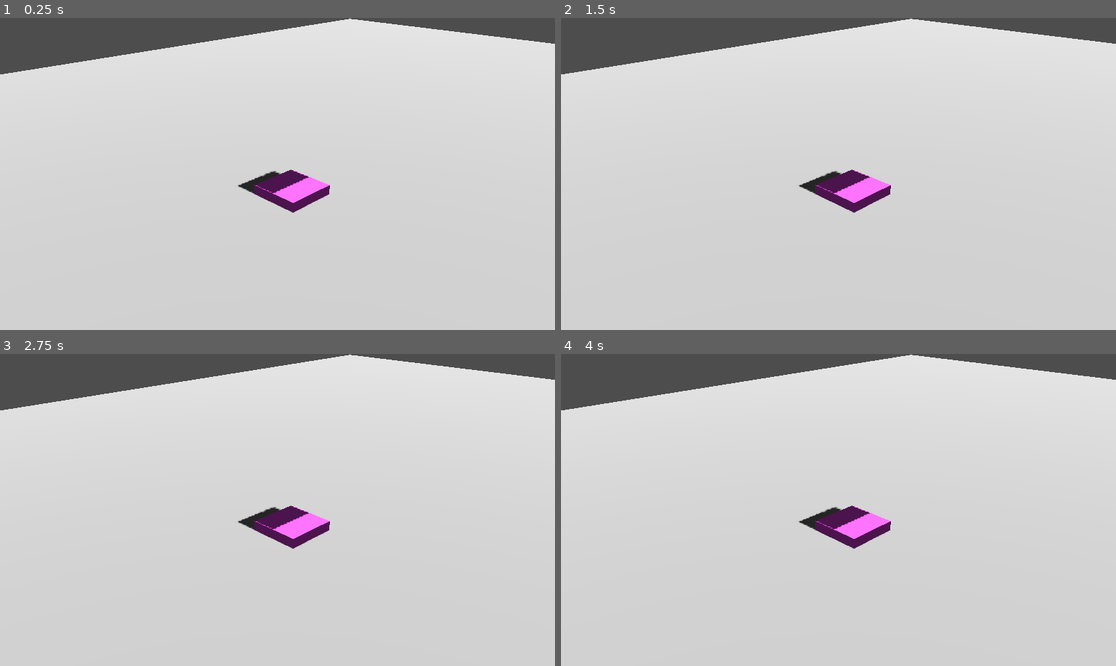
Above: before the commit, frames 1-4 (two rows, left to right).
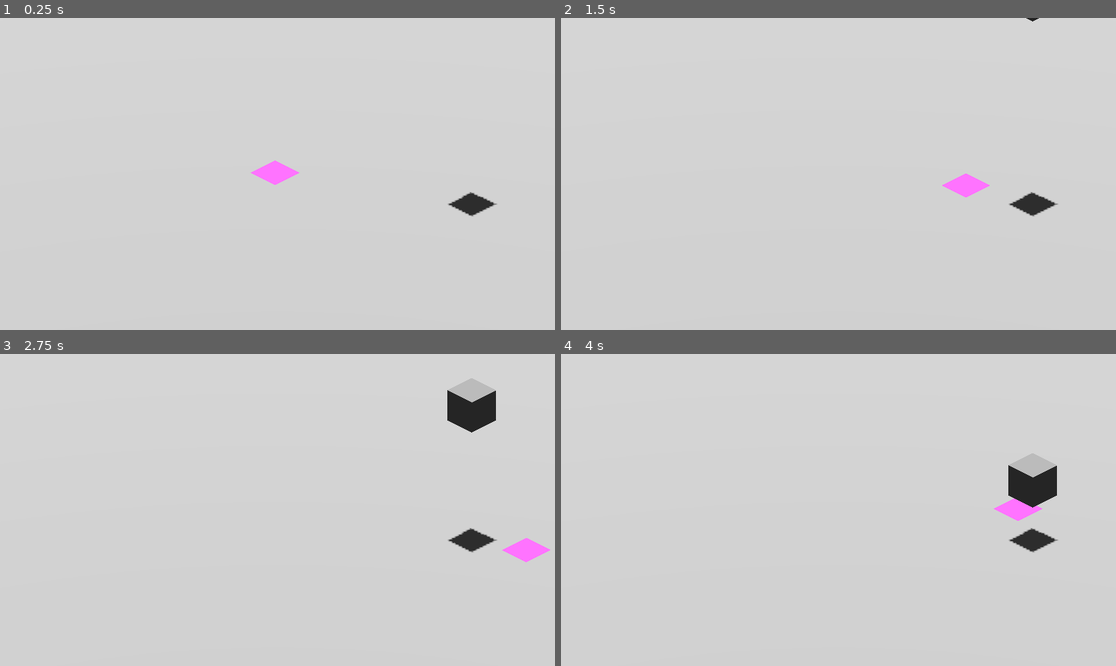
Above: after the commit, the same moments.

Repository: Kazuren/SquareHole
Game: Godot game, scene res://Main.tscn
Two runs of this game, one before a commit and one after it. Both use one fixed random seed, a clock stepped at 60 frames per second and the inputs below.
Inputs:
- Up to frame 1 (0.25 s): no input
- Up to frame 2 (1.5 s): tap Enter at 0.5 s; hold D (move_right, bound only after the commit) 0.53-1.28 s; hold Shift (run, bound only after the commit) 0.53-1.28 s; hold S (move_down, bound only after the commit) from 1.28 s (still down); tap Shift (run, bound only after the commit) at 1.35 s
- Up to frame 3 (2.75 s): release S (move_down, bound only after the commit) at 2.03 s; hold D (move_right, bound only after the commit) from 2.03 s (still down); hold Shift (run, bound only after the commit) from 2.03 s (still down)
- Up to frame 4 (4 s): release D (move_right, bound only after the commit) at 2.78 s; release Shift (run, bound only after the commit) at 2.78 s; hold W (move_up, bound only after the commit) 2.78-3.53 s; tap Shift (run, bound only after the commit) at 2.85 s; hold A (move_left, bound only after the commit) from 3.53 s (still down); hold Shift (run, bound only after the commit) from 3.53 s (still down)

The runs differ from the first frame. In frame 1, 9.2% of the frame differs, in the area x 0-100%, y 0-64%; in frame 2, 9.4%; in frame 3, 11%, in the area x 0-100%, y 0-67%; in frame 4, 11%.

Commit message:
aaaaaaaaaaaaaaa

Diff:
--- a/Enemy.tscn
+++ b/Enemy.tscn
@@ -1,12 +1,15 @@
 [gd_scene format=3 uid="uid://c2fglmehf860l"]
 
 [ext_resource type="PackedScene" uid="uid://b08vphhmktfun" path="res://ShapeEntity.tscn" id="1_tt7e2"]
+[ext_resource type="Script" uid="uid://cjkius1romqt3" path="res://enemy.gd" id="2_s7bn3"]
 
-[sub_resource type="ConvexPolygonShape2D" id="ConvexPolygonShape2D_tt7e2"]
+[sub_resource type="ConvexPolygonShape2D" id="ConvexPolygonShape2D_s7bn3"]
 resource_local_to_scene = true
-points = PackedVector2Array(100, 0, 0, 0, 0, 100, 100, 100)
+points = PackedVector2Array(50, -50, -50, -50, -50, 50, 50, 50)
 
 [node name="Enemy" unique_id=56703870 instance=ExtResource("1_tt7e2")]
+script = ExtResource("2_s7bn3")
+BASE_METERS_PER_SECOND = 2.0
 
 [node name="CollisionShape2D" parent="." index="0" unique_id=976849342]
-shape = SubResource("ConvexPolygonShape2D_tt7e2")
+shape = SubResource("ConvexPolygonShape2D_s7bn3")
--- /dev/null
+++ b/IntersectionShape.tres
@@ -0,0 +1,8 @@
+[gd_resource type="StandardMaterial3D" format=3 uid="uid://dgt6ps803lahi"]
+
+[resource]
+resource_local_to_scene = true
+transparency = 1
+albedo_color = Color(0.15686275, 0.9019608, 0.28235295, 1)
+emission_enabled = true
+emission = Color(0.15686275, 0.9019608, 0.28235295, 1)
--- a/Main.tscn
+++ b/Main.tscn
@@ -1,8 +1,10 @@
 [gd_scene format=3 uid="uid://3d31nk2ftblc"]
 
 [ext_resource type="Script" uid="uid://ukfdxoqcv7xy" path="res://main.gd" id="1_glv2v"]
-[ext_resource type="PackedScene" uid="uid://b08vphhmktfun" path="res://ShapeEntity.tscn" id="2_uu6xs"]
+[ext_resource type="PackedScene" uid="uid://c2fglmehf860l" path="res://Enemy.tscn" id="3_cm0pq"]
+[ext_resource type="Material" uid="uid://deno8q70reo7q" path="res://XorMaterial.tres" id="3_fos0i"]
 [ext_resource type="PackedScene" uid="uid://cgegbljd314bw" path="res://Player.tscn" id="3_r0du0"]
+[ext_resource type="Material" uid="uid://dgt6ps803lahi" path="res://IntersectionShape.tres" id="4_cm0pq"]
 
 [sub_resource type="StandardMaterial3D" id="StandardMaterial3D_uu6xs"]
 albedo_color = Color(0.62967473, 0.62967473, 0.6296747, 1)
@@ -16,43 +18,47 @@
 
 [node name="Main" type="Node3D" unique_id=222001452]
 script = ExtResource("1_glv2v")
+intersection_material = ExtResource("4_cm0pq")
+xor_material = ExtResource("3_fos0i")
 
 [node name="Pivot" type="Node3D" parent="." unique_id=556041694]
+transform = Transform3D(0.7071067, -0.35355338, 0.61237234, 0, 0.8660254, 0.49999997, -0.7071067, -0.35355338, 0.61237234, 0, 0, 0)
 
 [node name="Camera3D" type="Camera3D" parent="Pivot" unique_id=2095369003]
-transform = Transform3D(0.7071068, -0.29867962, 0.6409294, 0, 0.90641105, 0.42239675, -0.7071068, -0.2986796, 0.6409294, 6.1897984, 4.796956, 6.076603)
+transform = Transform3D(0.99999994, 0, 0, 0, 0.99999994, 0, 0, 0, 0.99999994, 0, 9.5367426e-07, 32.0214)
+projection = 1
+current = true
 fov = 35.0
+size = 9.0
+far = 50.0
 
-[node name="CSGBox3D" type="CSGBox3D" parent="." unique_id=886165375]
-transform = Transform3D(1, 0, 0, 0, 1, 0, 0, 0, 1, 6.561035, 0, 0)
+[node name="Ground" type="CSGBox3D" parent="." unique_id=886165375]
+transform = Transform3D(1, 0, 0, 0, 1, 0, 0, 0, 1, 0, -0.5, 0)
 size = Vector3(40, 1, 40)
 material = SubResource("StandardMaterial3D_uu6xs")
+metadata/_edit_lock_ = true
+metadata/_edit_group_ = true
 
 [node name="Player" parent="." unique_id=1842404196 instance=ExtResource("3_r0du0")]
 unique_name_in_owner = true
-transform = Transform3D(1, 0, 0, 0, 1, 0, 0, 0, 1, 0.5, 0.19, 0)
+transform = Transform3D(1, 0, 0, 0, 1, 0, 0, 0, 1, -0.1, -0.499, 0)
 material_override = SubResource("StandardMaterial3D_r0du0")
+metadata/_edit_lock_ = true
 
-[node name="Enemy" parent="." unique_id=56703870 instance=ExtResource("2_uu6xs")]
+[node name="Enemy" parent="." unique_id=56703870 instance=ExtResource("3_cm0pq")]
 unique_name_in_owner = true
-transform = Transform3D(1, 0, 0, 0, 1, 0, 0, 0, 1, 0, 7.067772, 0)
+transform = Transform3D(1, 0, 0, 0, 1, 0, 0, 0, 1, 5.201421, 10, -2.7267776)
 
 [node name="SunPivot" type="Node3D" parent="." unique_id=1284798189]
 transform = Transform3D(0.89249134, 0, -0.45106447, 0, 1, 0, 0.45106447, 0, 0.89249134, 0, 0, 0)
 
 [node name="DirectionalLight3D" type="DirectionalLight3D" parent="SunPivot" unique_id=1404500661]
-transform = Transform3D(-0.74431163, -0.66783255, -2.9191886e-08, 0, -4.3711392e-08, 1, -0.66783255, 0.74431163, 3.2534892e-08, 0, 20.526173, 0)
-shadow_enabled = true
-
-[node name="DirectionalLight3D2" type="DirectionalLight3D" parent="SunPivot" unique_id=421280350]
-transform = Transform3D(-0.7443116, 0.6678325, -2.9191886e-08, 0, -4.371139e-08, -1, -0.6678325, -0.7443116, 3.2534892e-08, 0, 20.526173, 0)
-visible = false
+transform = Transform3D(1, 0, 0, 0, -4.371139e-08, 1, 0, -1, -4.371139e-08, 0, 500, 0)
 shadow_enabled = true
 
 [node name="WorldEnvironment" type="WorldEnvironment" parent="." unique_id=381813496]
 environment = SubResource("Environment_r0du0")
 
-[node name="CSGBox3D3" type="CSGBox3D" parent="." unique_id=59922468]
-
-[node name="CSGCombiner3D" type="CSGCombiner3D" parent="." unique_id=576270725]
-operation = 1
+[node name="CSGPolygon3D" type="CSGPolygon3D" parent="." unique_id=143218594]
+transform = Transform3D(1, 0, 0, 0, 1, 0, 0, 0, 1, 1.4744786, 0, 4.633189)
+polygon = PackedVector2Array(32.918674, 0.007637739, 33, 1, 34, 1, 34, 0)
--- a/Player.tscn
+++ b/Player.tscn
@@ -1,12 +1,17 @@
 [gd_scene format=3 uid="uid://cgegbljd314bw"]
 
 [ext_resource type="PackedScene" uid="uid://b08vphhmktfun" path="res://ShapeEntity.tscn" id="1_xhfnw"]
+[ext_resource type="Script" uid="uid://bksw4nu15jtkw" path="res://player.gd" id="2_kpjcp"]
 
 [sub_resource type="ConvexPolygonShape2D" id="ConvexPolygonShape2D_xhfnw"]
 resource_local_to_scene = true
-points = PackedVector2Array(100, 0, 0, 0, 0, 100, 100, 100)
+points = PackedVector2Array(50, -50, -50, -50, -50, 50, 50, 50)
 
 [node name="Player" unique_id=56703870 instance=ExtResource("1_xhfnw")]
+sorting_offset = 10.0
+script = ExtResource("2_kpjcp")
+PLAYER_WALK_SPEED_PER_SECOND = 3.0
+PLAYER_RUN_SPEED_PER_SECOND = 5.0
 
 [node name="CollisionShape2D" parent="." index="0" unique_id=976849342]
 shape = SubResource("ConvexPolygonShape2D_xhfnw")
--- a/ShapeEntity.gd
+++ b/ShapeEntity.gd
@@ -1,18 +1,29 @@
 class_name ShapeEntity
 extends MeshInstance3D
 
-# baseline width equal to 1 UNIT for polygons
-const baseline_width: int = 100
+# baseline scale equal to 1 UNIT for polygons
+const baseline_scale: int = 100
+const baseline_vector: Vector2 = Vector2(100, 100)
 
 @onready var collisionShape2D: CollisionShape2D = $%CollisionShape2D
 
-func get_shape() -> ConvexPolygonShape2D:
+
+func get_shape_2d() -> ConvexPolygonShape2D:
 	if collisionShape2D.shape is not ConvexPolygonShape2D:
 		push_error("USE POLYGON STUPID")
 
 	return collisionShape2D.shape
 
-func get_area(mesh_vertices: PackedVector2Array) -> float:
+
+func get_points_2d() -> PackedVector2Array:
+	return self.get_shape_2d().points
+
+
+func get_area_2d() -> float:
+	return get_area_2d_of(self.get_points_2d())
+
+
+static func get_area_2d_of(mesh_vertices: PackedVector2Array) -> float:
 	var result := 0.0
 	var num_vertices := mesh_vertices.size()
 
@@ -20,23 +31,58 @@
 		var p = (q - 1 + num_vertices) % num_vertices
 		result += mesh_vertices[q].cross(mesh_vertices[p])
 
-	return abs(result) * 0.5 / (baseline_width**2)
+	return abs(result) * 0.5
 
-func get_translated_vectorarray(array: PackedVector2Array) -> PackedVector2Array:
-	var newVectorArray: PackedVector2Array = PackedVector2Array()
 
-	for v: Vector2 in array:
-		newVectorArray.append(v + Vector2(self.position.x, self.position.z) * baseline_width)
+func get_translated_vectorarray() -> PackedVector2Array:
+	var projected_pos_scaled = Vector2(self.position.x, self.position.z) * baseline_scale
+	return self.get_points_2d() \
+		* Transform2D(0, Vector2.ONE, 0, -projected_pos_scaled) \
+		* Transform2D(0, Vector2.ONE / baseline_scale, 0, Vector2.ZERO)
 
-	return newVectorArray
 
-func intersect(other_entity: ShapeEntity) -> float:
-	var my_shape = self.get_shape()
-	var other_shape = other_entity.get_shape()
-
-	var my_shape_translated_points = self.get_translated_vectorarray(my_shape.points)
-	var other_shape_translated_points = other_entity.get_translated_vectorarray(other_shape.points)
+func get_intersection_shape(other_entity: ShapeEntity) -> Variant: # PackedVector2Array | NULL
+	var my_shape_translated_points = self.get_translated_vectorarray()
+	var other_shape_translated_points = other_entity.get_translated_vectorarray()
 
 	var intersection_shapes: Array[PackedVector2Array] = Geometry2D.intersect_polygons(my_shape_translated_points, other_shape_translated_points)
+	if intersection_shapes.size() > 0:
 
-	return get_area(intersection_shapes[0])
+		return intersection_shapes[0]
+	else:
+		return null
+
+
+func get_intersection_area(other_entity: ShapeEntity) -> float:
+	var intersection_shape = get_intersection_shape(other_entity)
+	if intersection_shape == null:
+		return 0
+
+	return get_area_2d_of(intersection_shape)
+
+
+func get_xor_shape(other_entity: ShapeEntity) -> Variant: # PackedVector2Array | NULL
+	var my_shape_translated_points = self.get_translated_vectorarray()
+	var other_shape_translated_points = other_entity.get_translated_vectorarray()
+
+	var xor_shapes: Array[PackedVector2Array] = Geometry2D.clip_polygons(other_shape_translated_points, my_shape_translated_points)
+	if xor_shapes.size() > 0:
+		#var projected_pos_scaled = Vector2(other_entity.position.x, other_entity.position.z) * baseline_scale
+		return xor_shapes[0] #* Transform2D(0, Vector2.ONE, 0, -projected_pos_scaled)
+	else:
+		return null
+
+
+func get_xor_area(other_entity: ShapeEntity) -> float:
+	var xor_shape = get_xor_shape(other_entity)
+	if xor_shape == null:
+		return 0
+
+	return get_area_2d_of(xor_shape)
+
+
+func calculate_score_base(other_entity: ShapeEntity) -> float:
+	var i_area = self.get_intersection_area(other_entity)
+	var x_area = self.get_xor_area(other_entity)
+	print("score:", i_area, ",", x_area)
+	return i_area / (i_area + x_area)
--- /dev/null
+++ b/Star.tscn
@@ -0,0 +1,12 @@
+[gd_scene format=3 uid="uid://dyh1tf6hqo3eh"]
+
+[ext_resource type="PackedScene" uid="uid://c2fglmehf860l" path="res://Enemy.tscn" id="1_22467"]
+
+[sub_resource type="ConvexPolygonShape2D" id="ConvexPolygonShape2D_gv6bu"]
+resource_local_to_scene = true
+points = PackedVector2Array(0, -50, -50, 0, 0, 50, 50, 0, 16.2, -16.152)
+
+[node name="Star" unique_id=56703870 instance=ExtResource("1_22467")]
+
+[node name="CollisionShape2D" parent="." index="0" unique_id=976849342]
+shape = SubResource("ConvexPolygonShape2D_gv6bu")
--- /dev/null
+++ b/XorMaterial.tres
@@ -0,0 +1,8 @@
+[gd_resource type="StandardMaterial3D" format=3 uid="uid://deno8q70reo7q"]
+
+[resource]
+resource_local_to_scene = true
+transparency = 1
+albedo_color = Color(1, 0.20904464, 0.2613088, 1)
+emission_enabled = true
+emission = Color(1, 0.20784314, 0.2627451, 1)
--- /dev/null
+++ b/enemy.gd
@@ -0,0 +1,18 @@
+extends ShapeEntity
+
+
+@export var BASE_METERS_PER_SECOND: float = 2
+
+
+# Called when the node enters the scene tree for the first time.
+func _ready() -> void:
+	pass # Replace with function body.
+
+
+# Called every frame. 'delta' is the elapsed time since the previous frame.
+func _process(delta: float) -> void:
+	pass
+
+
+func _physics_process(delta: float) -> void:
+	self.translate(Vector3(0, -BASE_METERS_PER_SECOND * delta, 0))
--- /dev/null
+++ b/game_stats.gd
@@ -0,0 +1,11 @@
+extends Node
+
+
+# Called when the node enters the scene tree for the first time.
+func _ready() -> void:
+	pass # Replace with function body.
+
+
+# Called every frame. 'delta' is the elapsed time since the previous frame.
+func _process(delta: float) -> void:
+	pass
--- a/main.gd
+++ b/main.gd
@@ -16,22 +16,100 @@
 # we calculate the "score" gained based on how much it INTERSECTS the player shape
 # intersect the player shape from the enemy shape and the resulting shapes area is the score
 
-
-
 # formula:
 # enemy_shape INTERSECT player_shape = intersection_shape
 # score = intersection_shape_area / max(enemy_shape_area, player_shape_area)
 
 
+
+# TODO ORDER:
+# score tracking (global stats object)
+# enemy spawning (bag data structure)
+# player switching shape
+
+@export var intersection_material: BaseMaterial3D
+@export var xor_material: BaseMaterial3D
+
+
 @onready var player: ShapeEntity = $Player
 @onready var enemy: ShapeEntity = $Enemy
 
+
+var enemies: Array[ShapeEntity] = []
+
+
 # Called when the node enters the scene tree for the first time.
 func _ready() -> void:
-	print(player.intersect(enemy))
+	enemies.append(enemy)
+
+	Engine.time_scale = 1
+	pass
 
 
 # Called every frame. 'delta' is the elapsed time since the previous frame.
-func _process(delta: float) -> void:
-	print(player.intersect(enemy))
+func _process(_delta: float) -> void:
 	pass
+
+
+func _physics_process(_delta: float) -> void:
+	for e: ShapeEntity in enemies:
+		var aabb: AABB = e.get_aabb() # e.mesh.get_aabb()
+
+		var top_point: Vector3 = aabb.end + e.position
+		if top_point.y < 0:
+			e.queue_free()
+			enemies.erase(e)
+
+			var score: float = player.calculate_score_base(e)
+
+			var intersection_shape: Variant = player.get_intersection_shape(e) # PackedVector2Array | NULL
+			var xor_shape: Variant = player.get_xor_shape(e) # PackedVector2Array | NULL
+
+			if intersection_shape != null:
+				var intersection_polygon: CSGPolygon3D = CSGPolygon3D.new()
+				add_child(intersection_polygon)
+
+				intersection_polygon.depth = 0.02
+				intersection_polygon.polygon = intersection_shape
+				intersection_polygon.rotate_x(deg_to_rad(90))
+				intersection_polygon.global_translate(Vector3(0, 0.01, 0))
+				intersection_polygon.material = intersection_material
+				intersection_polygon.sorting_offset = 10
+
+				var intersection_tween = get_tree().create_tween()
+
+				# from 0 alpha to 1 over 0.1 seconds
+				intersection_tween.tween_property((intersection_polygon.material as BaseMaterial3D), "albedo_color:a", 1, 0.5).from(0) \
+				.set_trans(Tween.TransitionType.TRANS_SINE).set_ease(Tween.EASE_OUT)
+
+				 # from 1 alpha to 0 over 1 seconds
+				intersection_tween.tween_property((intersection_polygon.material as BaseMaterial3D), "albedo_color:a", 0, 1).from_current() \
+				 	.set_trans(Tween.TransitionType.TRANS_SINE).set_ease(Tween.EASE_IN_OUT)
+
+				intersection_tween.tween_callback(intersection_polygon.queue_free)
+
+
+			if xor_shape != null:
+				var xor_polygon: CSGPolygon3D = CSGPolygon3D.new()
+				add_child(xor_polygon)
+
+				xor_polygon.depth = 0.02
+				xor_polygon.polygon = xor_shape
+				xor_polygon.rotate_x(deg_to_rad(90))
+				xor_polygon.global_translate(Vector3(0, 0.01, 0))
+				xor_polygon.material = xor_material
+				xor_polygon.sorting_offset = 10
+
+				var xor_tween = get_tree().create_tween()
+
+				# from 0 alpha to 1 over 0.1 seconds
+				xor_tween.tween_property((xor_polygon.material as BaseMaterial3D), "albedo_color:a", 1, 0.5).from(0) \
+				 	.set_trans(Tween.TransitionType.TRANS_SINE).set_ease(Tween.EASE_OUT)
+
+				# from 1 alpha to 0 over 1 seconds
+				xor_tween.tween_property((xor_polygon.material as BaseMaterial3D), "albedo_color:a", 0, 1).from_current() \
+					.set_trans(Tween.TransitionType.TRANS_SINE).set_ease(Tween.EASE_IN_OUT)
+
+				xor_tween.tween_callback(xor_polygon.queue_free)
+
+			print(score)
--- /dev/null
+++ b/player.gd
@@ -0,0 +1,29 @@
+extends ShapeEntity
+
+
+@export var PLAYER_WALK_SPEED_PER_SECOND: float = 1.0
+@export var PLAYER_RUN_SPEED_PER_SECOND: float = 5.0
+
+
+# Called when the node enters the scene tree for the first time.
+func _ready() -> void:
+	pass # Replace with function body.
+
+
+func _process(delta: float) -> void:
+	var input_vector: Vector2 = Input.get_vector("move_left", "move_right", "move_down", "move_up")
+
+	if input_vector.is_zero_approx():
+		return
+
+	var running: bool = Input.is_action_pressed("run")
+
+	var camera = get_viewport().get_camera_3d()
+	var forward: Vector3 = camera.global_transform.basis.z;
+	var right: Vector3 = camera.global_transform.basis.x;
+
+	forward.y = 0;
+	right.y = 0;
+
+	var movement_vector: Vector3 = (forward.normalized() * -input_vector.y + right.normalized() * input_vector.x)
+	self.global_position += movement_vector * delta * (PLAYER_RUN_SPEED_PER_SECOND if running else PLAYER_WALK_SPEED_PER_SECOND)
--- a/project.godot
+++ b/project.godot
@@ -15,9 +15,45 @@
 config/features=PackedStringArray("4.6", "Forward Plus")
 config/icon="res://icon.svg"
 
+[autoload]
+
+GameStats="*uid://k6l065k5x6la"
+
 [dotnet]
 
 project/assembly_name="Square Hole"
+
+[input]
+
+move_left={
+"deadzone": 0.2,
+"events": [Object(InputEventKey,"resource_local_to_scene":false,"resource_name":"","device":-1,"window_id":0,"alt_pressed":false,"shift_pressed":false,"ctrl_pressed":false,"meta_pressed":false,"pressed":false,"keycode":0,"physical_keycode":65,"key_label":0,"unicode":97,"location":0,"echo":false,"script":null)
+, Object(InputEventKey,"resource_local_to_scene":false,"resource_name":"","device":-1,"window_id":0,"alt_pressed":false,"shift_pressed":false,"ctrl_pressed":false,"meta_pressed":false,"pressed":false,"keycode":0,"physical_keycode":4194319,"key_label":0,"unicode":0,"location":0,"echo":false,"script":null)
+]
+}
+move_right={
+"deadzone": 0.2,
+"events": [Object(InputEventKey,"resource_local_to_scene":false,"resource_name":"","device":-1,"window_id":0,"alt_pressed":false,"shift_pressed":false,"ctrl_pressed":false,"meta_pressed":false,"pressed":false,"keycode":0,"physical_keycode":68,"key_label":0,"unicode":100,"location":0,"echo":false,"script":null)
+, Object(InputEventKey,"resource_local_to_scene":false,"resource_name":"","device":-1,"window_id":0,"alt_pressed":false,"shift_pressed":false,"ctrl_pressed":false,"meta_pressed":false,"pressed":false,"keycode":0,"physical_keycode":4194321,"key_label":0,"unicode":0,"location":0,"echo":false,"script":null)
+]
+}
+move_up={
+"deadzone": 0.2,
+"events": [Object(InputEventKey,"resource_local_to_scene":false,"resource_name":"","device":-1,"window_id":0,"alt_pressed":false,"shift_pressed":false,"ctrl_pressed":false,"meta_pressed":false,"pressed":false,"keycode":0,"physical_keycode":87,"key_label":0,"unicode":119,"location":0,"echo":false,"script":null)
+, Object(InputEventKey,"resource_local_to_scene":false,"resource_name":"","device":-1,"window_id":0,"alt_pressed":false,"shift_pressed":false,"ctrl_pressed":false,"meta_pressed":false,"pressed":false,"keycode":0,"physical_keycode":4194320,"key_label":0,"unicode":0,"location":0,"echo":false,"script":null)
+]
+}
+move_down={
+"deadzone": 0.2,
+"events": [Object(InputEventKey,"resource_local_to_scene":false,"resource_name":"","device":-1,"window_id":0,"alt_pressed":false,"shift_pressed":false,"ctrl_pressed":false,"meta_pressed":false,"pressed":false,"keycode":0,"physical_keycode":83,"key_label":0,"unicode":115,"location":0,"echo":false,"script":null)
+, Object(InputEventKey,"resource_local_to_scene":false,"resource_name":"","device":-1,"window_id":0,"alt_pressed":false,"shift_pressed":false,"ctrl_pressed":false,"meta_pressed":false,"pressed":false,"keycode":0,"physical_keycode":4194322,"key_label":0,"unicode":0,"location":0,"echo":false,"script":null)
+]
+}
+run={
+"deadzone": 0.2,
+"events": [Object(InputEventKey,"resource_local_to_scene":false,"resource_name":"","device":-1,"window_id":0,"alt_pressed":false,"shift_pressed":false,"ctrl_pressed":false,"meta_pressed":false,"pressed":false,"keycode":0,"physical_keycode":4194325,"key_label":0,"unicode":0,"location":0,"echo":false,"script":null)
+]
+}
 
 [physics]
 
Not shown, added: enemy.gd.uid
Not shown, added: game_stats.gd.uid
Not shown, added: player.gd.uid
